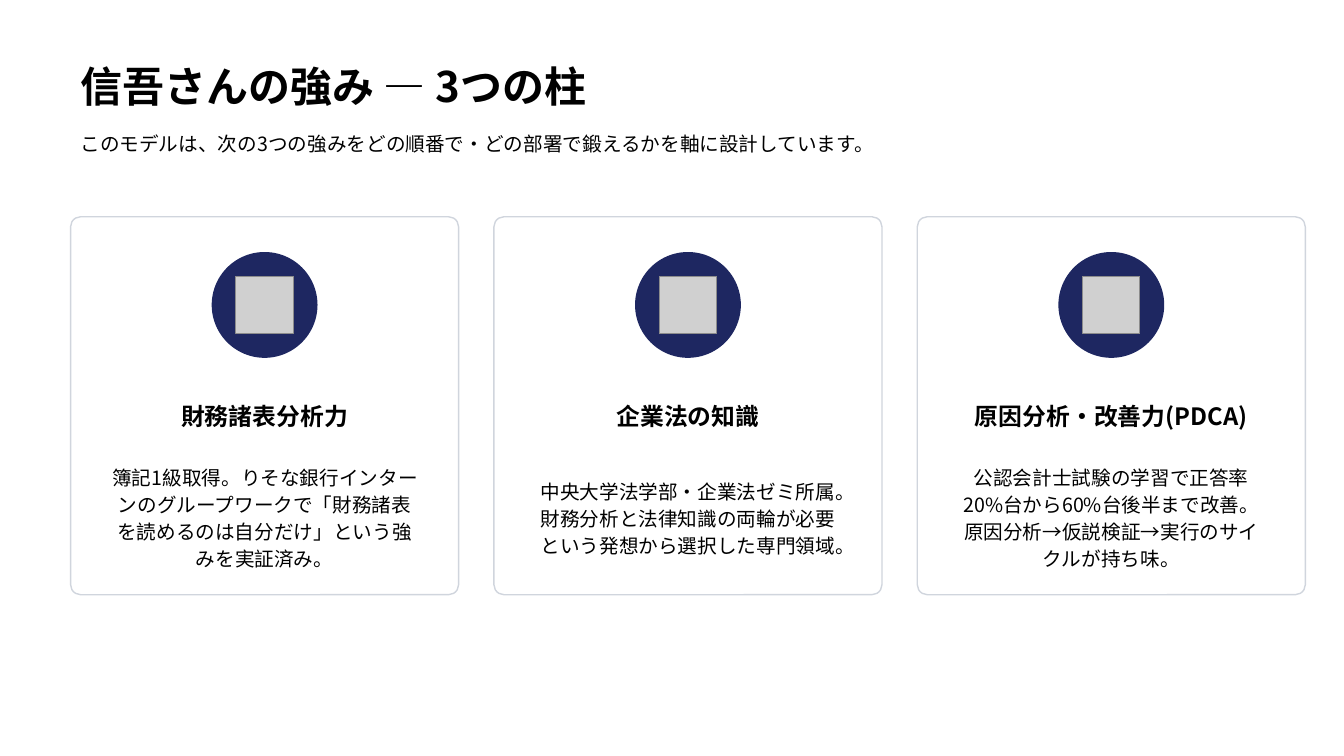
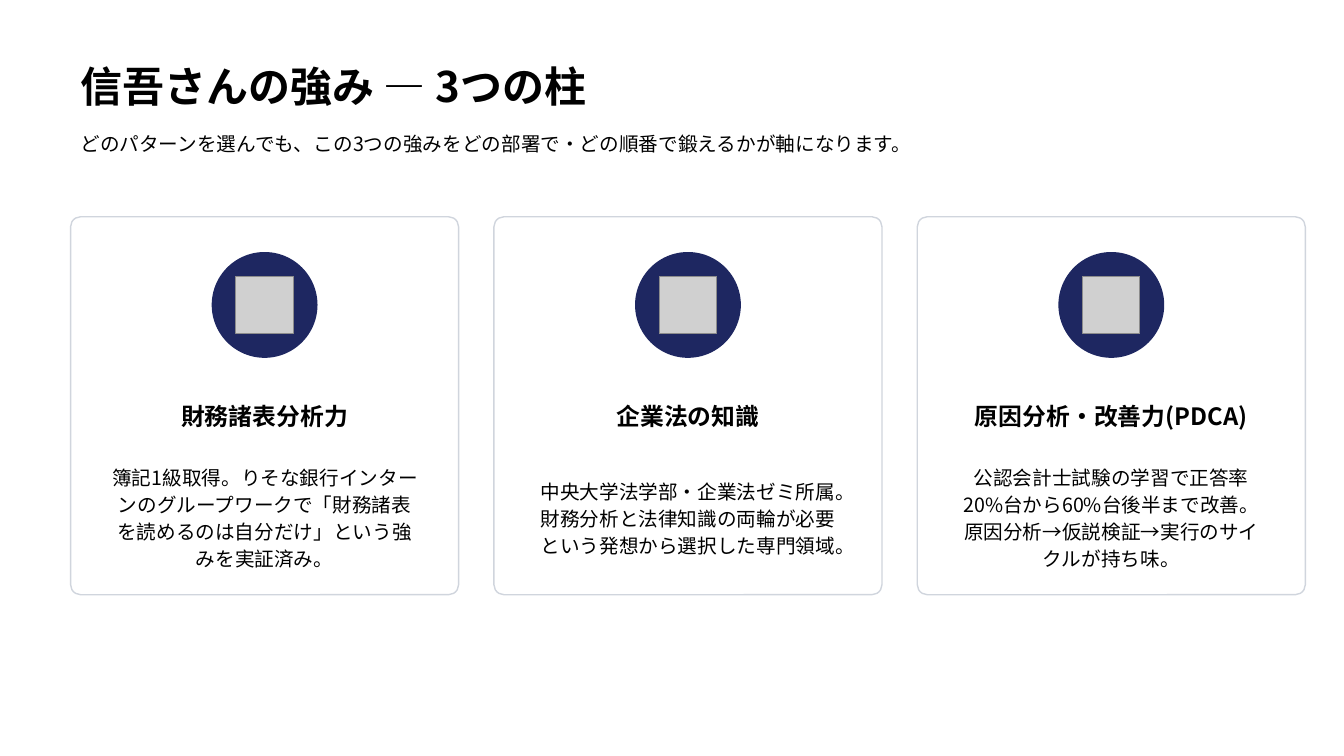
Before and after one commit to nasukazunori/NasuVault2, a slide deck: slide 2 of 信吾/銀行研究/添付ファイル/信託銀行キャリア形成モデル.pptx. Drawn at 1344x756 pixels with LibreOffice and Linux fonts; fonts in the diff are those of the drawing; grey boxes stand for pictures. Boxes give left, top, right and bottom in pixels: in the first picture for what was removed or moved away, otherwise in the second. Text is boxed around its words. In the diff, an @@ line names an element or a change of style, - is before the commit and + after.

```diff
--- a/信吾/銀行研究/添付ファイル/信託銀行キャリア形成モデル.pptx
+++ b/信吾/銀行研究/添付ファイル/信託銀行キャリア形成モデル.pptx
@@ text at <box>80,134,911,153</box>: text changed @@
-このモデルは、次の3つの強みをどの順番で・どの部署で鍛えるかを軸に設計しています。
+どのパターンを選んでも、この3つの強みをどの部署で・どの順番で鍛えるかが軸になります。
```
Also in this commit, not shown: 1 other slide changed, 5 slides added, 6 slides removed.
